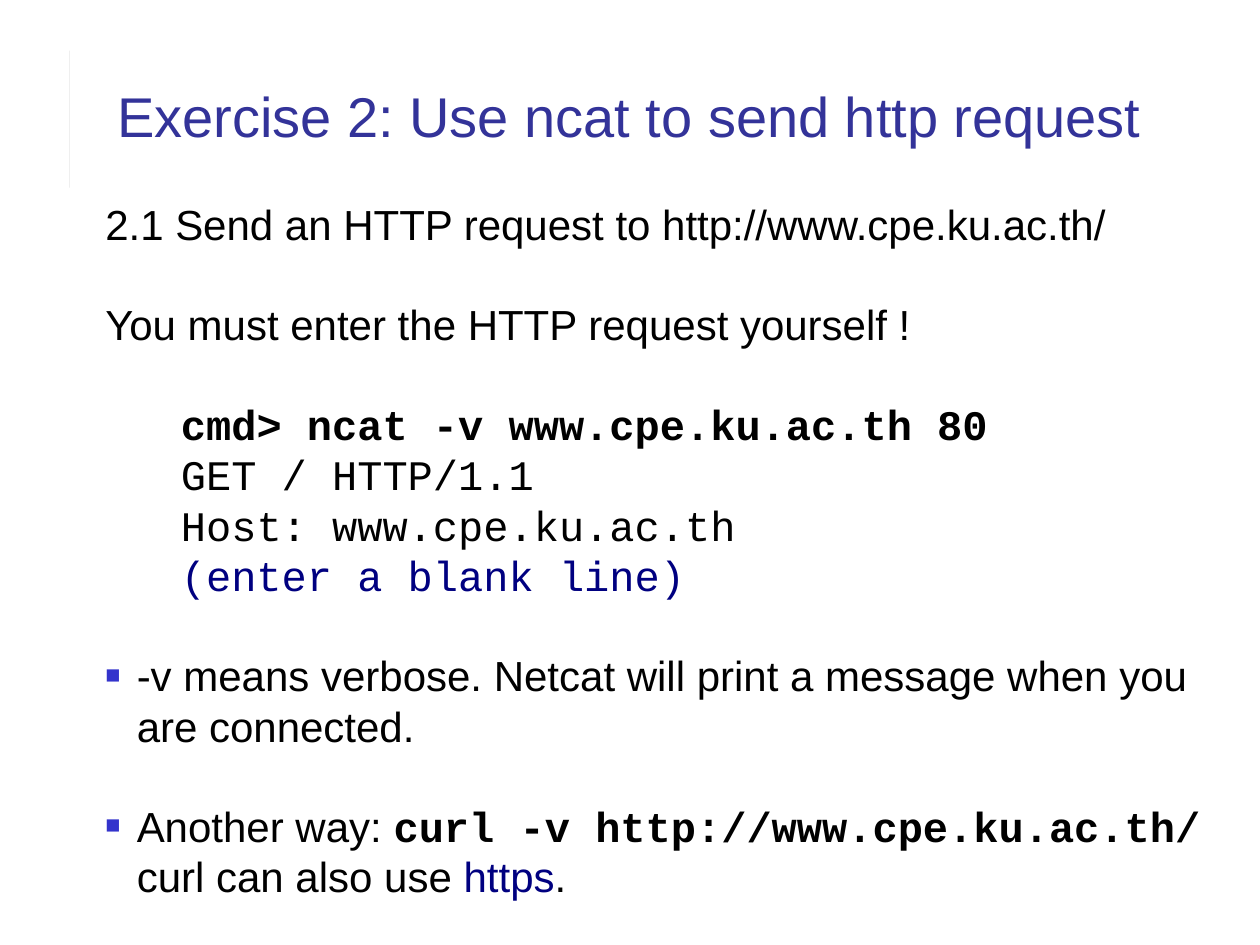
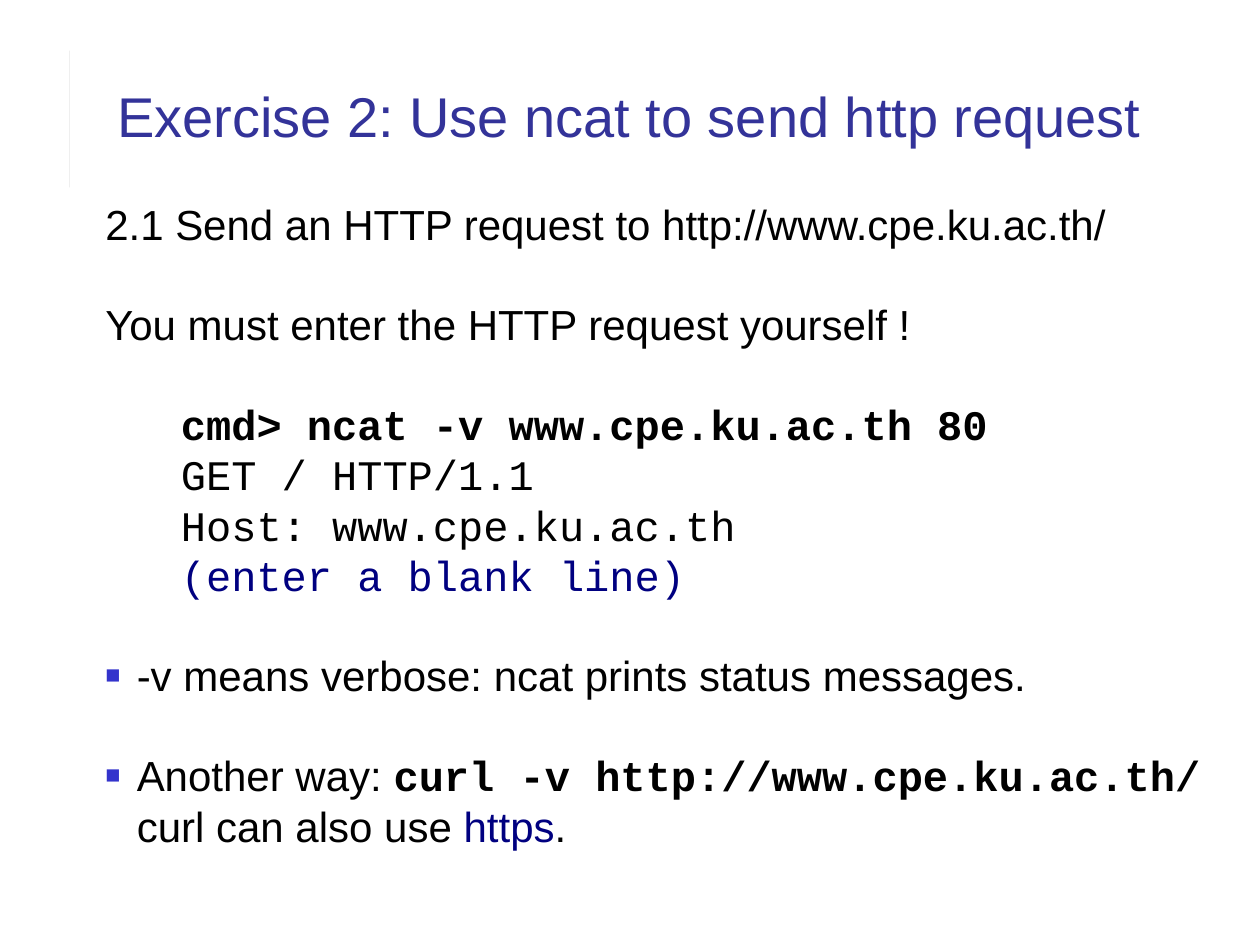
Before and after one commit to cpske/ISP, a slide deck: slide 17 of web/HTTP-in-Action.pptx. Drawn at 1260x945 pixels with LibreOffice and Linux fonts; fonts in the diff are those of the drawing. Boxes give left, top, right and bottom in pixels: in the first picture for what was removed or moved away, otherwise in the second. Text is boxed around its words. In the diff, an @@ line names an element or a change of style, - is before the commit and + after.

```diff
--- a/web/HTTP-in-Action.pptx
+++ b/web/HTTP-in-Action.pptx
@@ text at box(137, 660, 1026, 700): text changed @@
-■ -v means verbose. Netcat will print a message when you are connected.
+■ -v means verbose: ncat prints status messages.
```
Also in this commit, not shown: 21 other slides changed, 7 other files.
